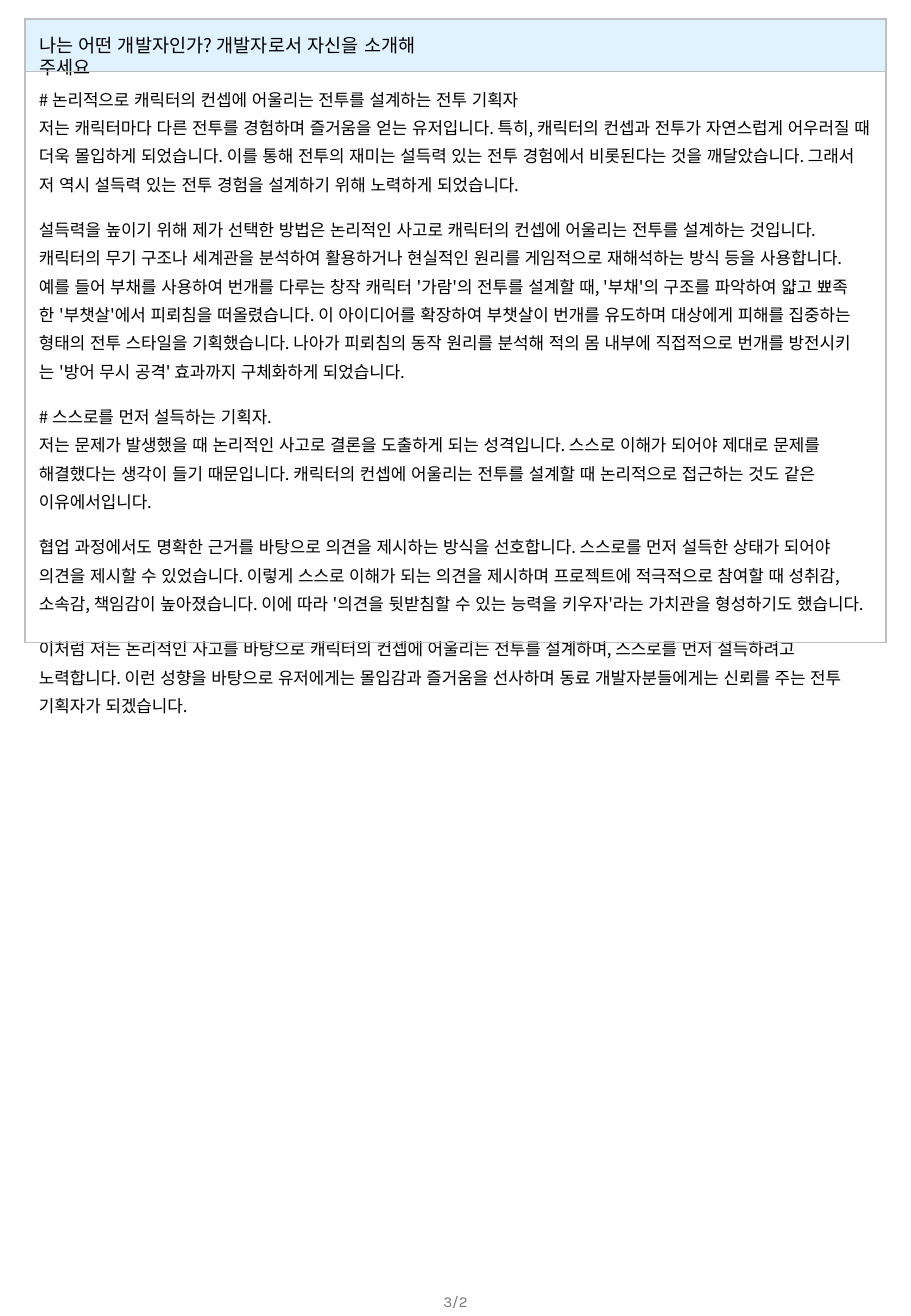
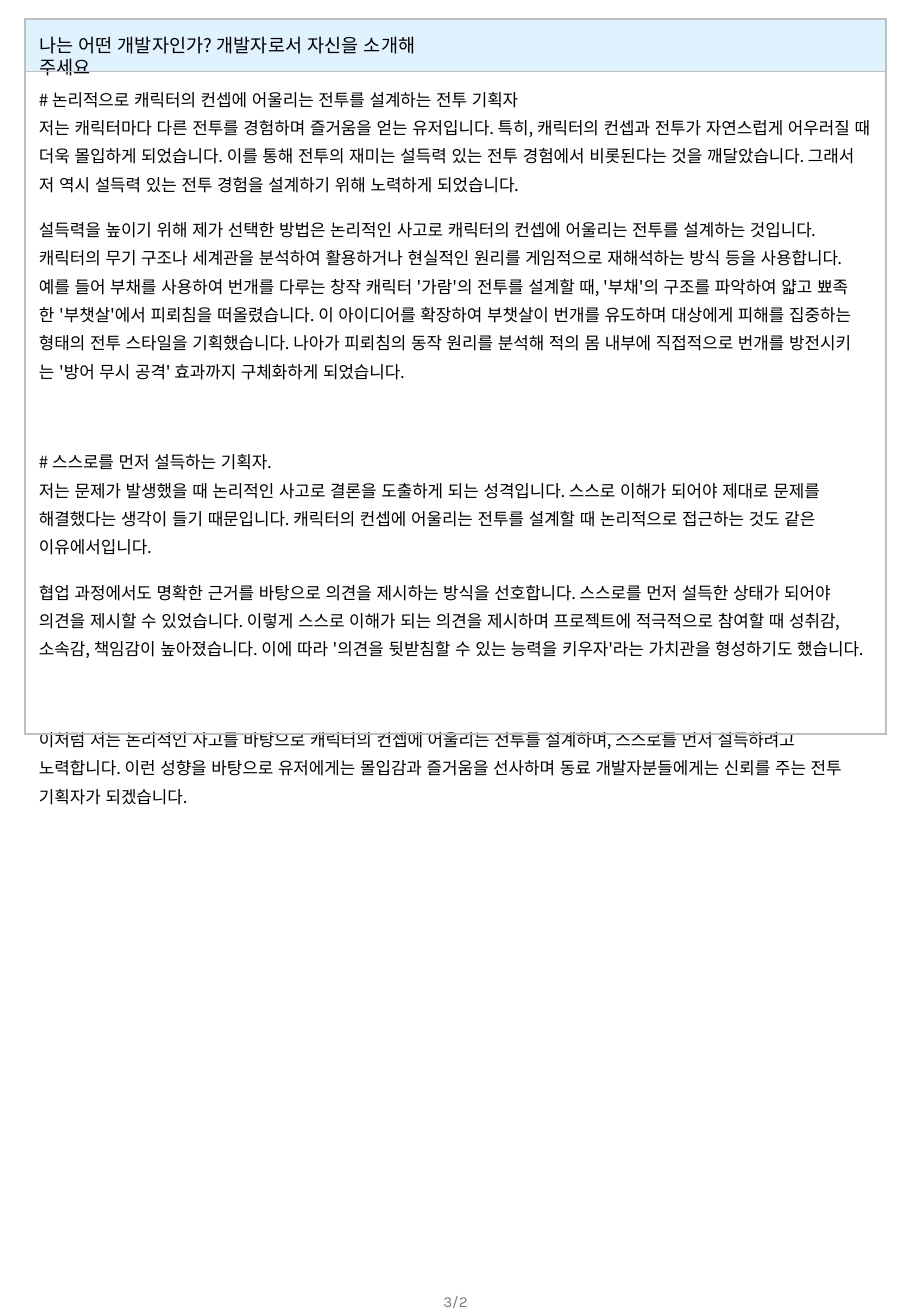
Before and after one commit to hjs0913/GameDesign, a slide deck: slide 3 of 제출 문서 모음/자소서/게임기획_홍진선_자기소개서.pptx. Drawn at 911x1316 pixels with LibreOffice and Linux fonts; fonts in the diff are those of the drawing. Boxes give left, top, right and bottom in pixels: in the first picture for what was removed or moved away, otherwise in the second. Text is boxed around its words. In the diff, an @@ line names an element or a change of style, - is before the commit and + after.

Commit message:
가람 문서 수정

```diff
--- a/제출 문서 모음/자소서/게임기획_홍진선_자기소개서.pptx
+++ b/제출 문서 모음/자소서/게임기획_홍진선_자기소개서.pptx
@@ rectangle: place and size @@
-rectangle at (26,18,887,643)
+rectangle at (26,18,887,734)
@@ text "# 논리적으로 캐릭터의 컨셉에 어울리는 ..." rewrapped from (39,92,870,657) to (39,92,871,748) @@
```
Also in this commit, not shown: 1 other slide changed, 2 other files.
